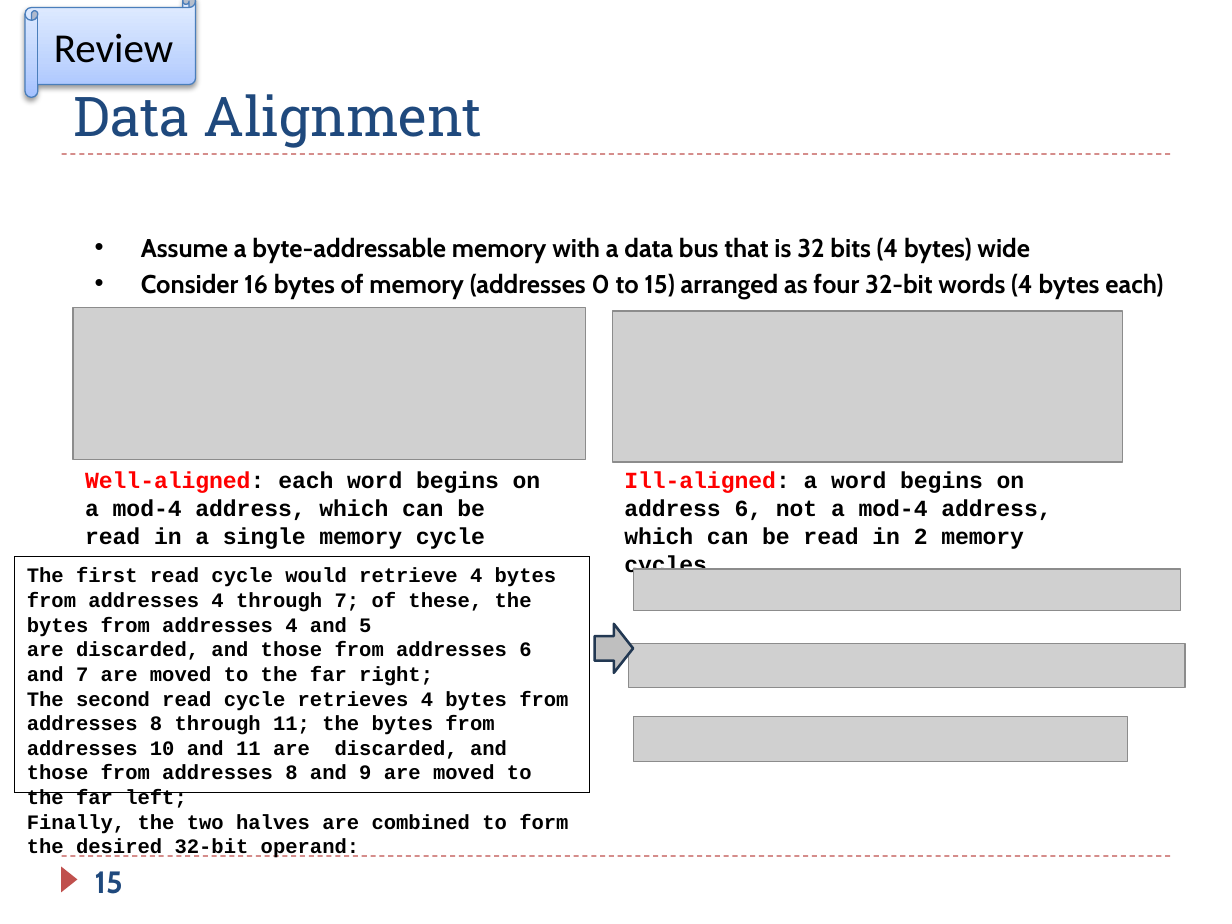
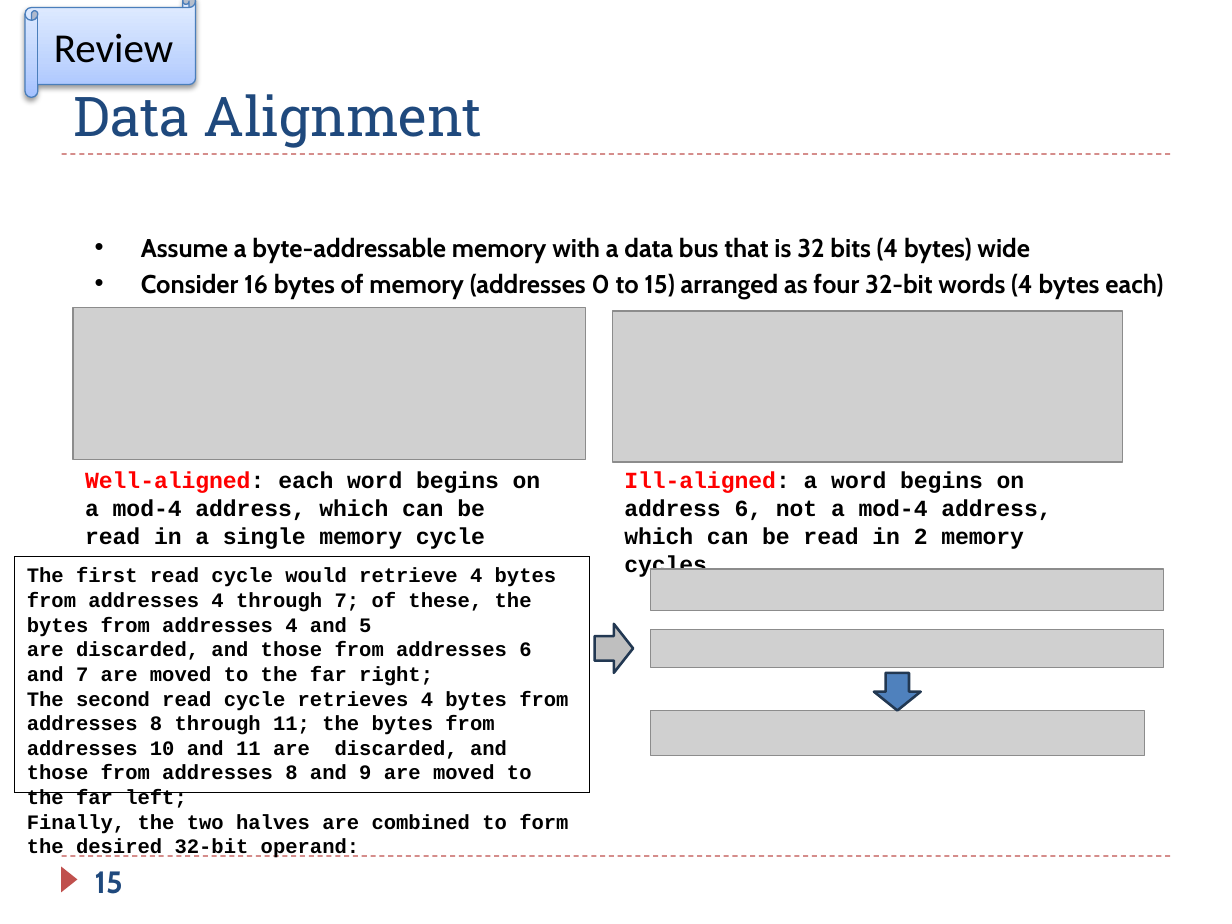
Before and after one commit to guhofstra/CSC111Fa25, a slide deck: slide 15 of PPTs/Ch5_ARM_Load_Store_Exercises_ANS.pptx. Drawn at 1232x924 pixels with LibreOffice and Linux fonts; fonts in the diff are those of the drawing; grey boxes stand for pictures. Boxes give left, top, right and bottom in pixels: in the first picture for what was removed or moved away, otherwise in the second. Text is boxed around its words. In the diff, an @@ line names an element or a change of style, - is before the commit and + after.

```diff
--- a/PPTs/Ch5_ARM_Load_Store_Exercises_ANS.pptx
+++ b/PPTs/Ch5_ARM_Load_Store_Exercises_ANS.pptx
@@ picture: place and size @@
-picture at [633, 569, 1180, 610]
+picture at [650, 569, 1163, 610]
@@ picture: place and size @@
-picture at [628, 643, 1184, 687]
+picture at [650, 630, 1163, 668]
@@ down arrow added at [873, 673, 920, 711], fill #4F81BD, outline #233953 1.5 pt @@
@@ picture: place and size @@
-picture at [633, 717, 1127, 763]
+picture at [650, 711, 1145, 756]
```
Also in this commit, not shown: 7 other slides changed, 1 slide added, 1 slide removed, 3 other files.
